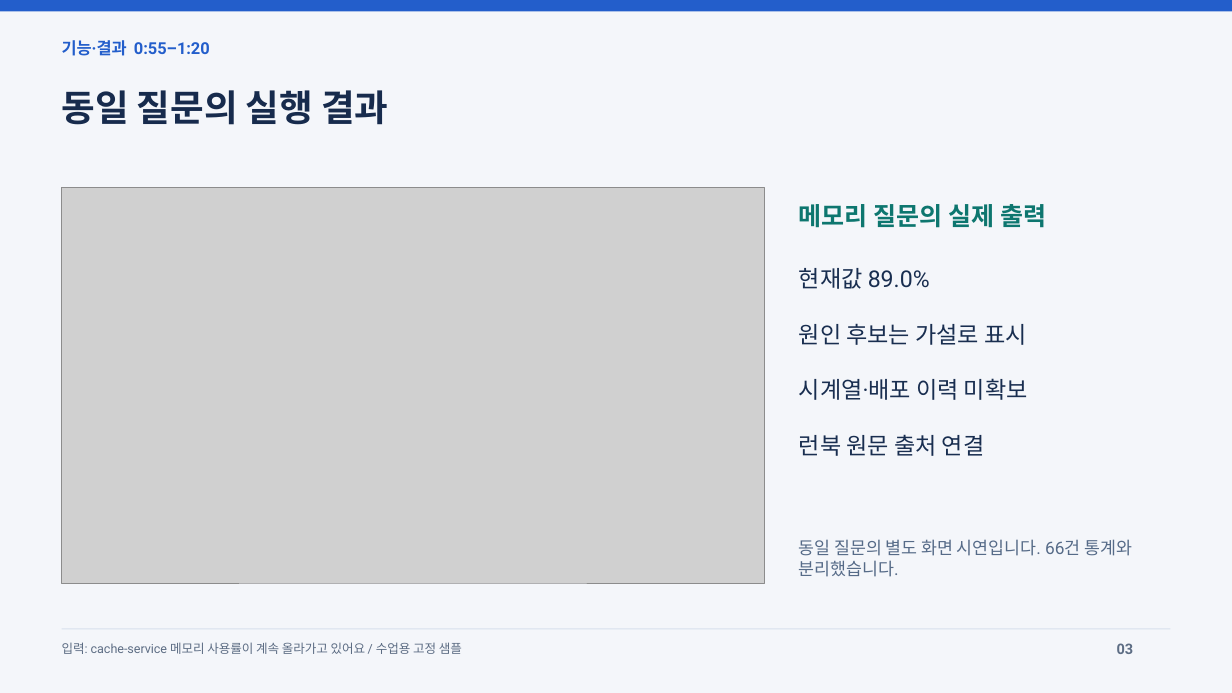
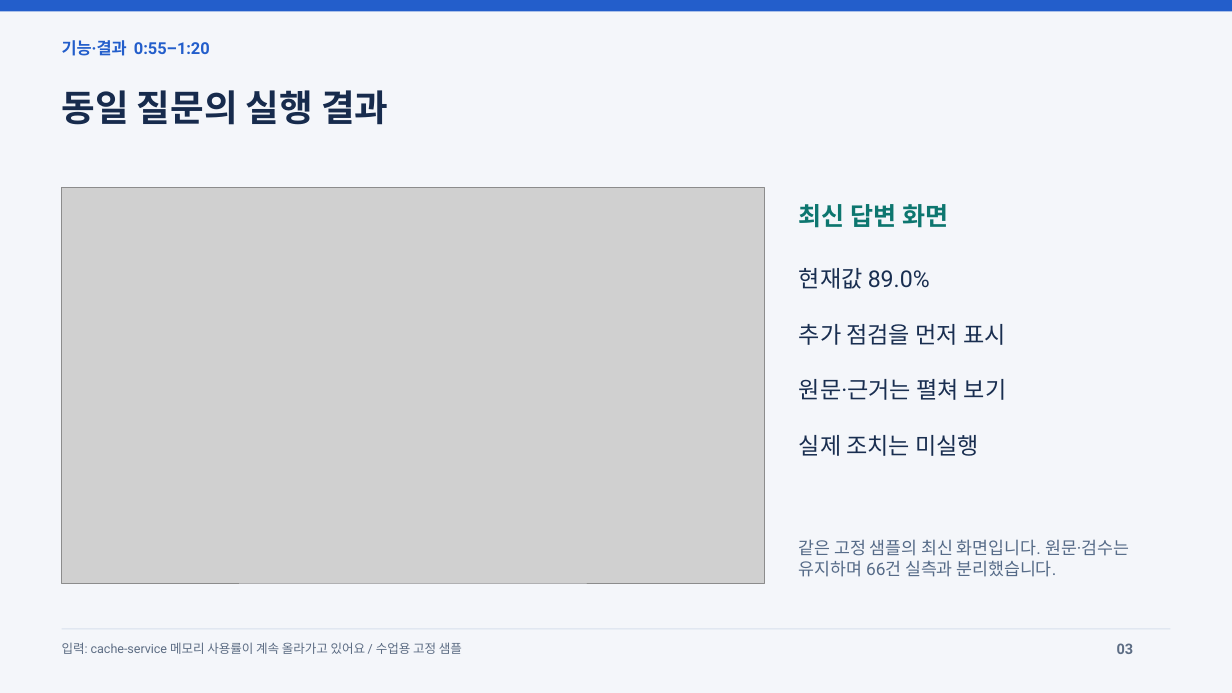
Before and after one commit to jeonginlee09-cpu/skala-ai-mini_project, a slide deck: slide 3 of output/AI_Agent_개선_최종발표.pptx. Drawn at 1232x693 pixels with LibreOffice and Linux fonts; fonts in the diff are those of the drawing; grey boxes stand for pictures. Boxes give left, top, right and bottom in pixels: in the first picture for what was removed or moved away, otherwise in the second. Text is boxed around its words. In the diff, an @@ line names an element or a change of style, - is before the commit and + after.

```diff
--- a/output/AI_Agent_개선_최종발표.pptx
+++ b/output/AI_Agent_개선_최종발표.pptx
@@ text at box(799, 204, 948, 228): text changed @@
-메모리 질문의 실제 출력
+최신 답변 화면
@@ text at box(799, 324, 1007, 456): text changed @@
-원인 후보는 가설로 표시
-시계열·배포 이력 미확보
-런북 원문 출처 연결
+추가 점검을 먼저 표시
+원문·근거는 펼쳐 보기
+실제 조치는 미실행
@@ text at box(799, 539, 1129, 577): text changed @@
-동일 질문의 별도 화면 시연입니다. 66건 통계와 분리했습니다.
+같은 고정 샘플의 최신 화면입니다. 원문·검수는 유지하며 66건 실측과 분리했습니다.
```
Also in this commit, not shown: 4 other slides changed, 35 other files.
